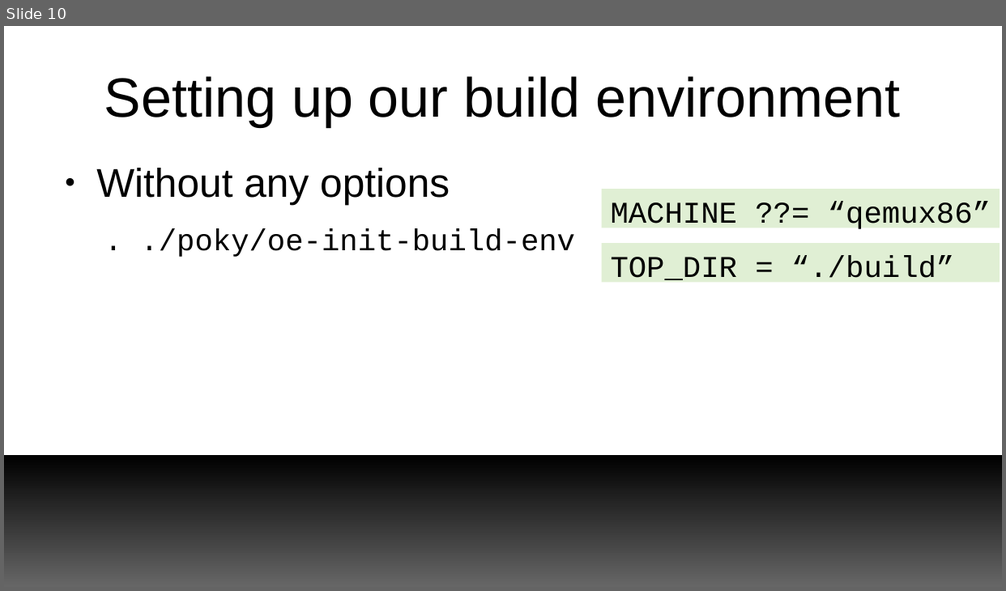
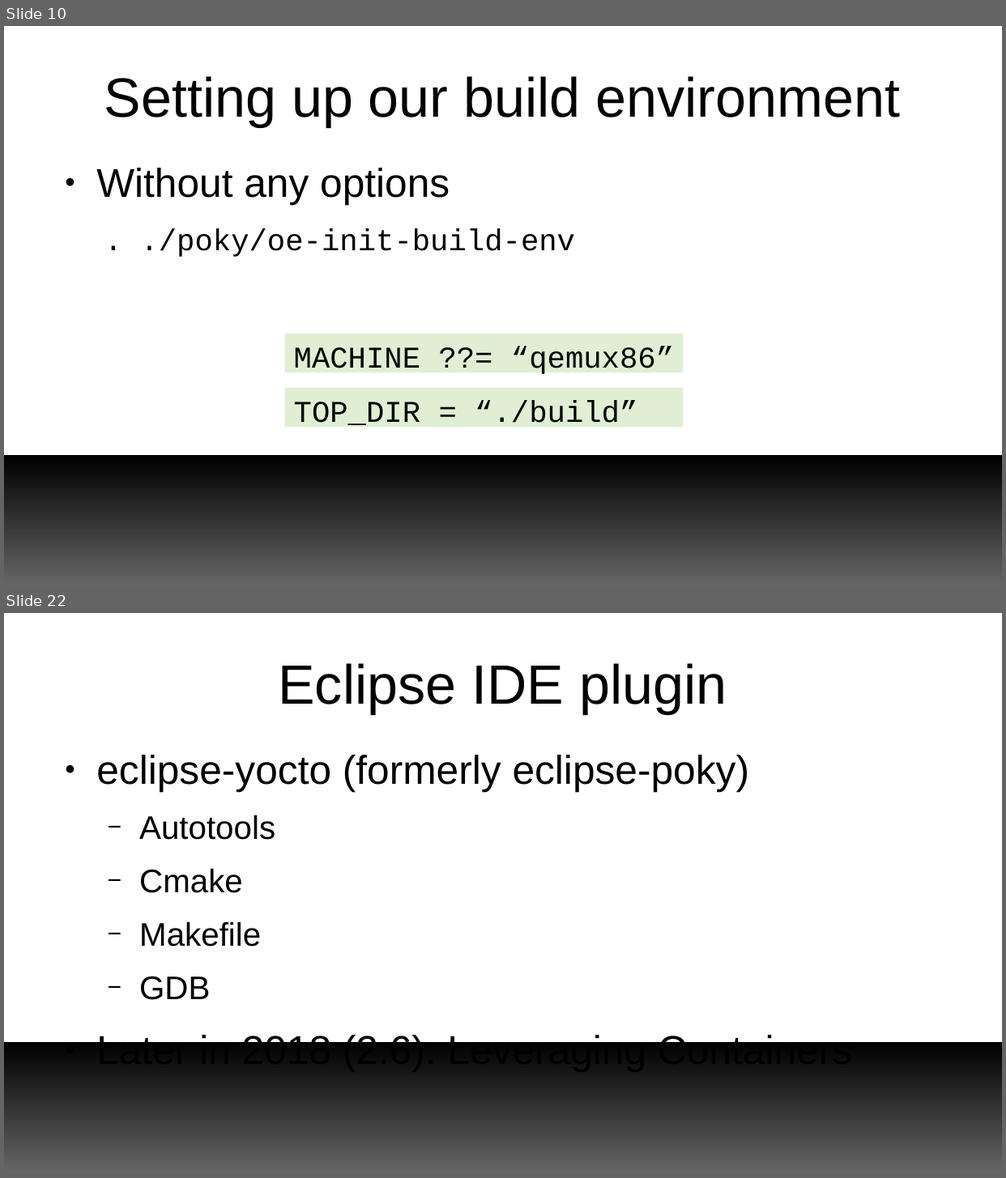
Before and after one commit to e-ale/Slides, a slide deck: yocto-images/src/build-images-with-yocto-project.odp. Shown one above the other, each under a label of ours: slide 10 before the commit, slides 10 and 22 after it; the slides between them are not shown. The pictures are 1006x591 and 1006x1178 pixels, drawn with LibreOffice and Linux fonts; fonts in the diff are those of the drawing; background and template pictures are left out. Boxes give left, top, right and bottom in pixels: in the first picture for what was removed or moved away, otherwise in the second. Text is boxed around its words. In the diff, an @@ line names an element or a change of style, - is before the commit and + after.

Commit message:
yocto-images: Update Slides
* Add more detail about:
  - layers
  - layer index
  - workflow tools

```diff
--- a/yocto-images/src/build-images-with-yocto-project.odp
+++ b/yocto-images/src/build-images-with-yocto-project.odp
@@ slide 22 added at box(4, 613, 1002, 1174), background #FFFFFF; not listed: 1 template element that a slide beside it also shows @@
@@ title added at box(279, 663, 727, 714), 44 pt, text #000000 @@
+Eclipse IDE plugin
@@ text added at box(96, 755, 852, 1042), 32 pt, text #000000 @@
+● eclipse-yocto (formerly eclipse-poky)
+  − Autotools
+  − Cmake
+  − Makefile
+  − GDB
+● Later in 2018 (2.6): Leveraging Containers
@@ slide 10 changed as well @@
@@ rectangle "MACHINE ??= “qemux86”": place and size @@
-rectangle "MACHINE ??= “qemux86”" at box(602, 189, 1000, 228)
+rectangle "MACHINE ??= “qemux86”" at box(285, 334, 683, 373)
@@ rectangle "TOP_DIR = “./build”": place and size @@
-rectangle "TOP_DIR = “./build”" at box(602, 243, 1000, 282)
+rectangle "TOP_DIR = “./build”" at box(285, 388, 683, 427)
```
Also in this commit, not shown: 2 other slides changed, 25 other slides added, 1 slide removed, 1 other file.
